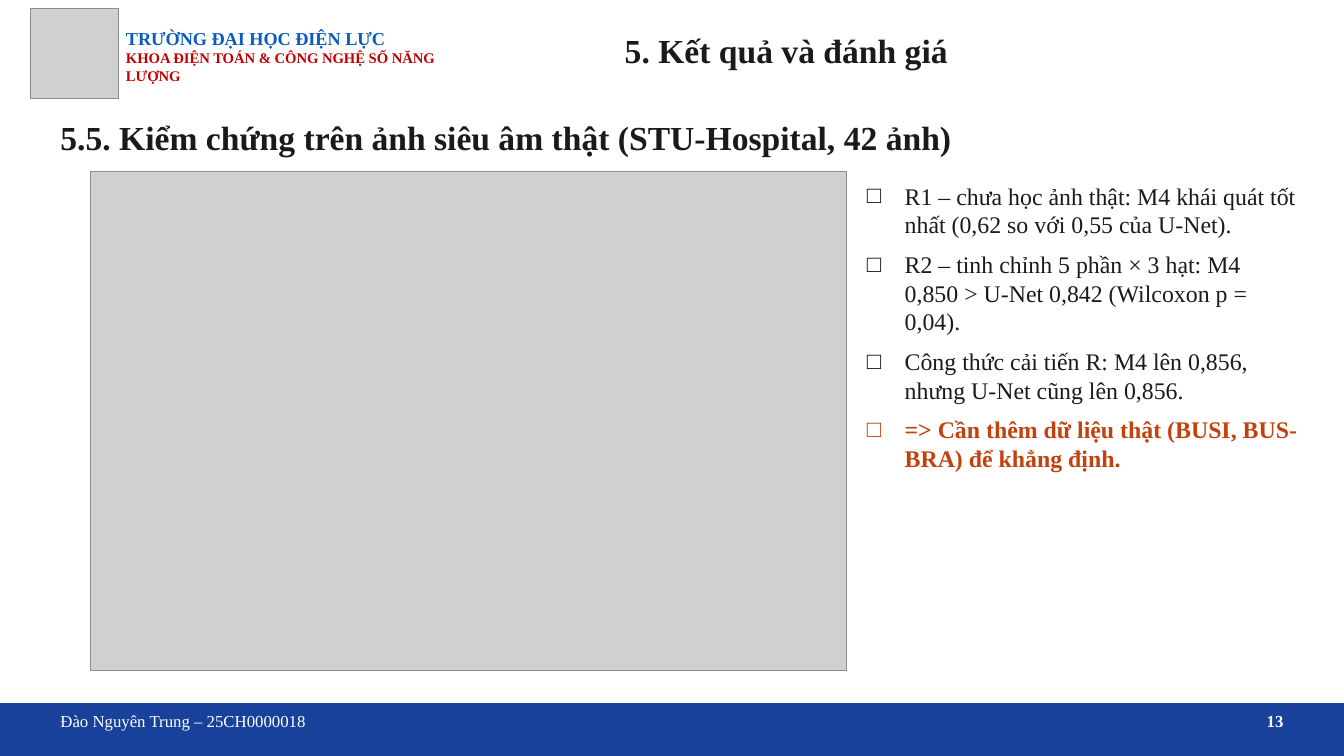
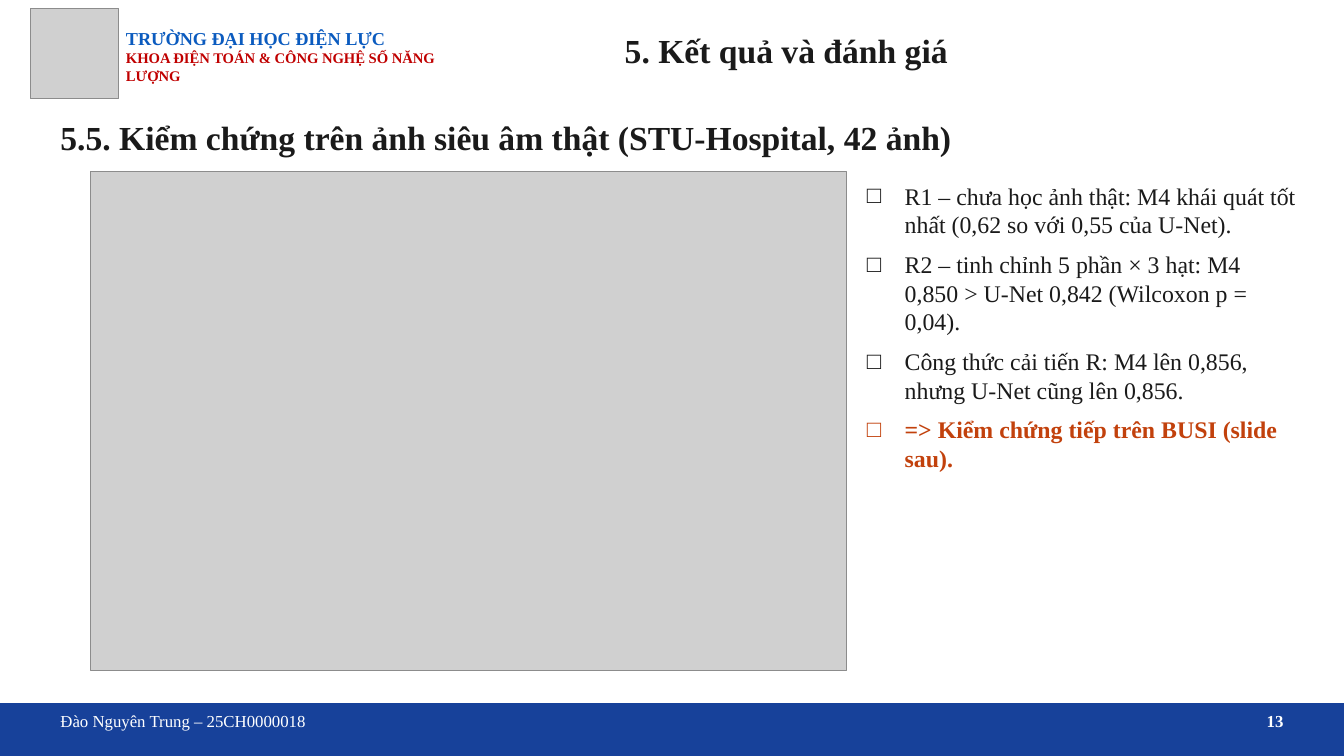
Before and after one commit to trungnguyen107/Medical-image-segmentation-breast-ultrasound-unet-attention, a slide deck: slide 13 of docs/Slide_bao_cao_DATN_U-Net_Attention.pptx. Drawn at 1344x756 pixels with LibreOffice and Linux fonts; fonts in the diff are those of the drawing; grey boxes stand for pictures; background and template pictures are left out. Boxes give left, top, right and bottom in pixels: in the first picture for what was removed or moved away, otherwise in the second. Text is boxed around its words. In the diff, an @@ line names an element or a change of style, - is before the commit and + after.

```diff
--- a/docs/Slide_bao_cao_DATN_U-Net_Attention.pptx
+++ b/docs/Slide_bao_cao_DATN_U-Net_Attention.pptx
@@ text at (905, 420, 1277, 472): text changed @@
-□ => Cần thêm dữ liệu thật (BUSI, BUS-BRA) để khẳng định.
+□ => Kiểm chứng tiếp trên BUSI (slide sau).
```
Also in this commit, not shown: 3 other slides changed, 1 slide added, 16 other files.
